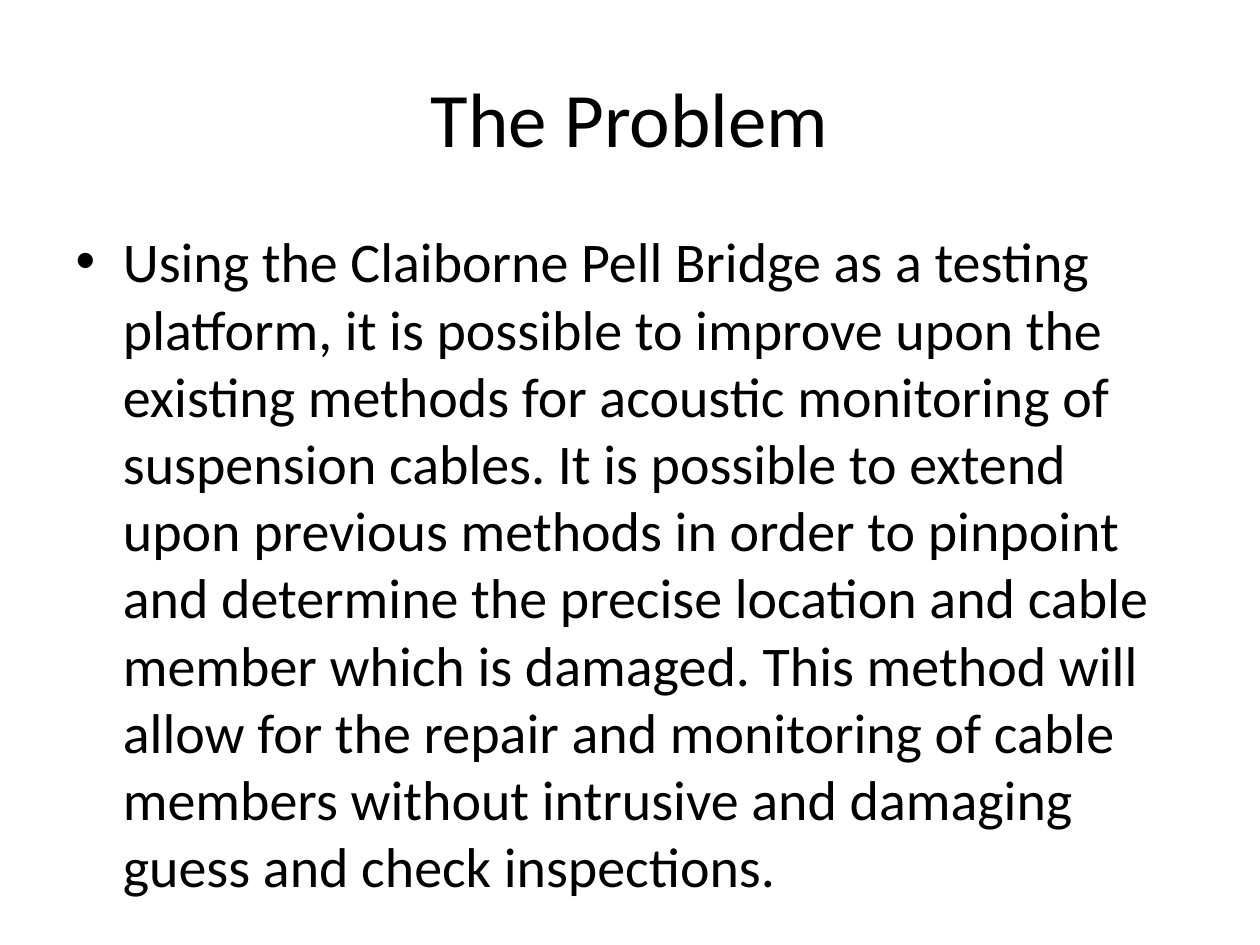
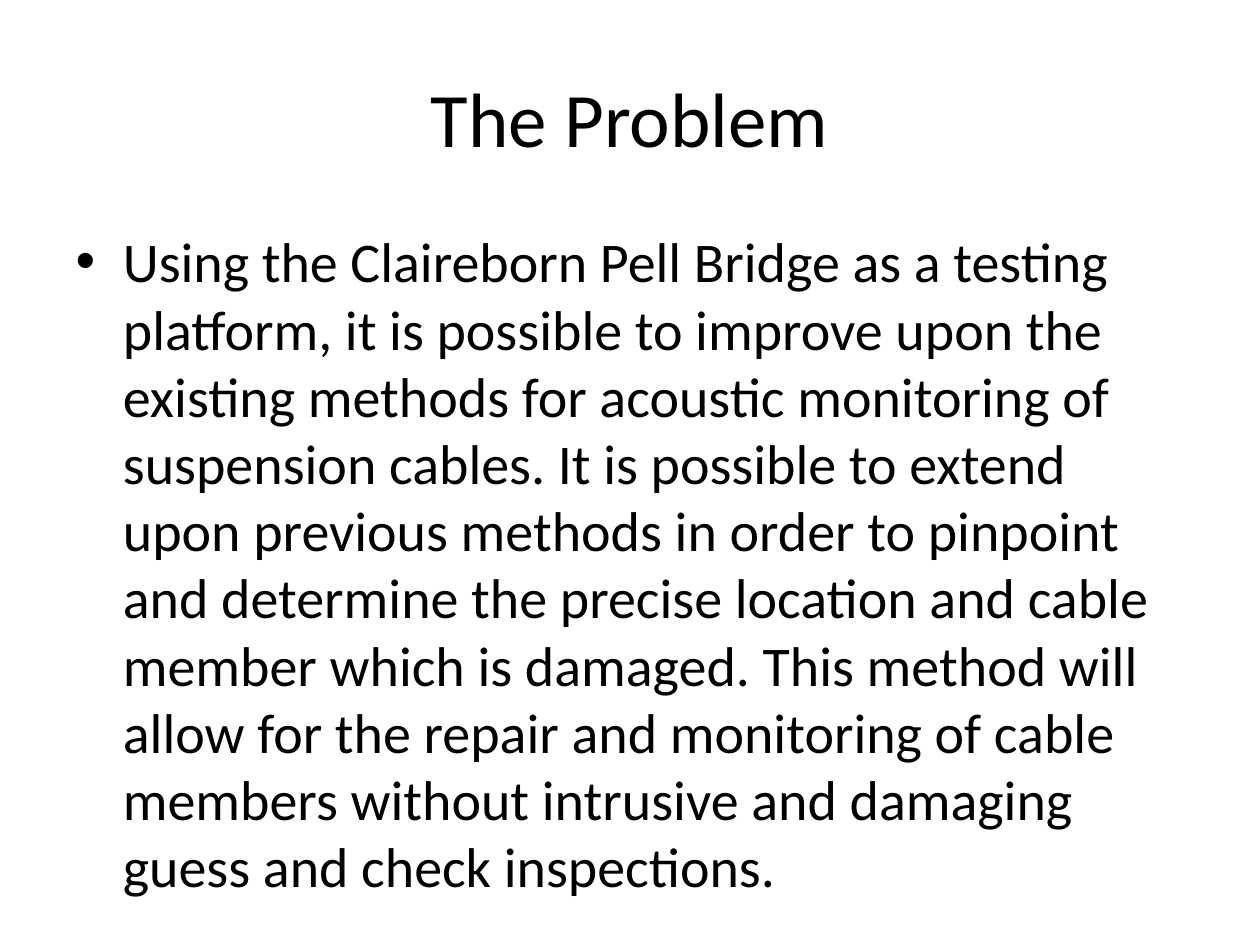
Before and after one commit to embeddedsensors/bridge-monitoring-doc, a slide deck: slide 2 of Preiliminary Report/PrelimReport.pptx. Drawn at 1260x945 pixels with LibreOffice and Linux fonts; fonts in the diff are those of the drawing. Boxes give left, top, right and bottom in pixels: in the first picture for what was removed or moved away, otherwise in the second. Text is boxed around its words. In the diff, an @@ line names an element or a change of style, - is before the commit and + after.

```diff
--- a/Preiliminary Report/PrelimReport.pptx
+++ b/Preiliminary Report/PrelimReport.pptx
@@ text at (x1=123, y1=243, x2=1148, y2=830): text changed @@
-• Using the Claiborne Pell Bridge as a testing platform, it is possible to improve upon the existing methods for acoustic monitoring of suspension cables. It is possible to extend upon previous methods in order to pinpoint and determine the precise location and cable member which is damaged. This method will allow for the repair and monitoring of cable members without intrusive and damaging guess and check inspections.
+• Using the Claireborn Pell Bridge as a testing platform, it is possible to improve upon the existing methods for acoustic monitoring of suspension cables. It is possible to extend upon previous methods in order to pinpoint and determine the precise location and cable member which is damaged. This method will allow for the repair and monitoring of cable members without intrusive and damaging guess and check inspections.
```
Also in this commit, not shown: 1 other slide changed, 1 other file.
